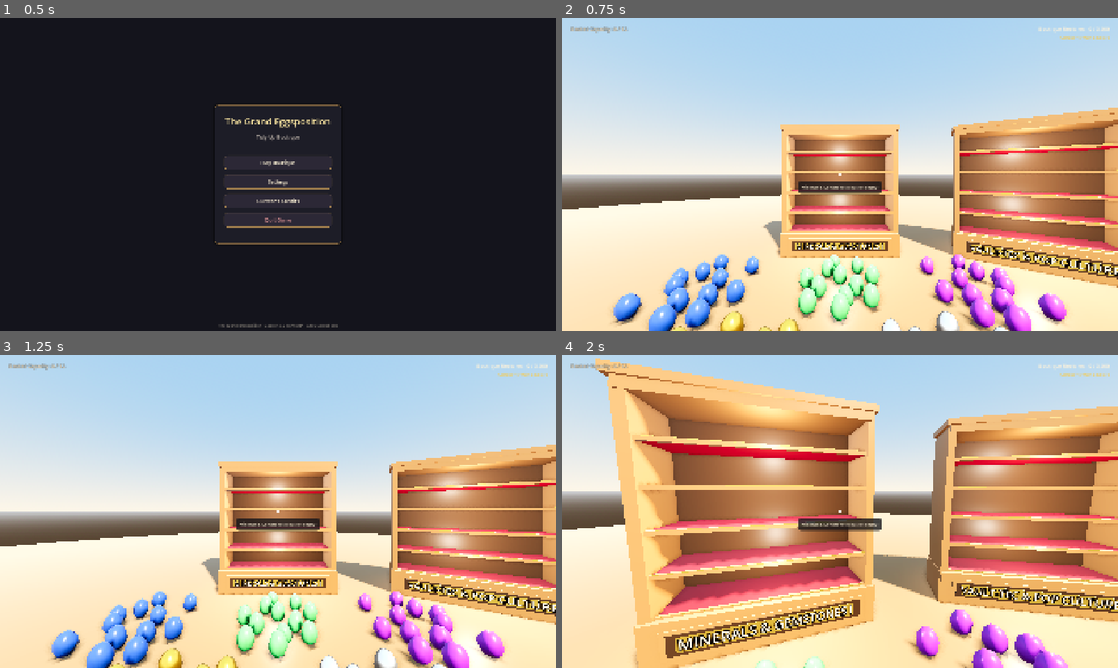
Above: before the commit, frames 1-4 (two rows, left to right).
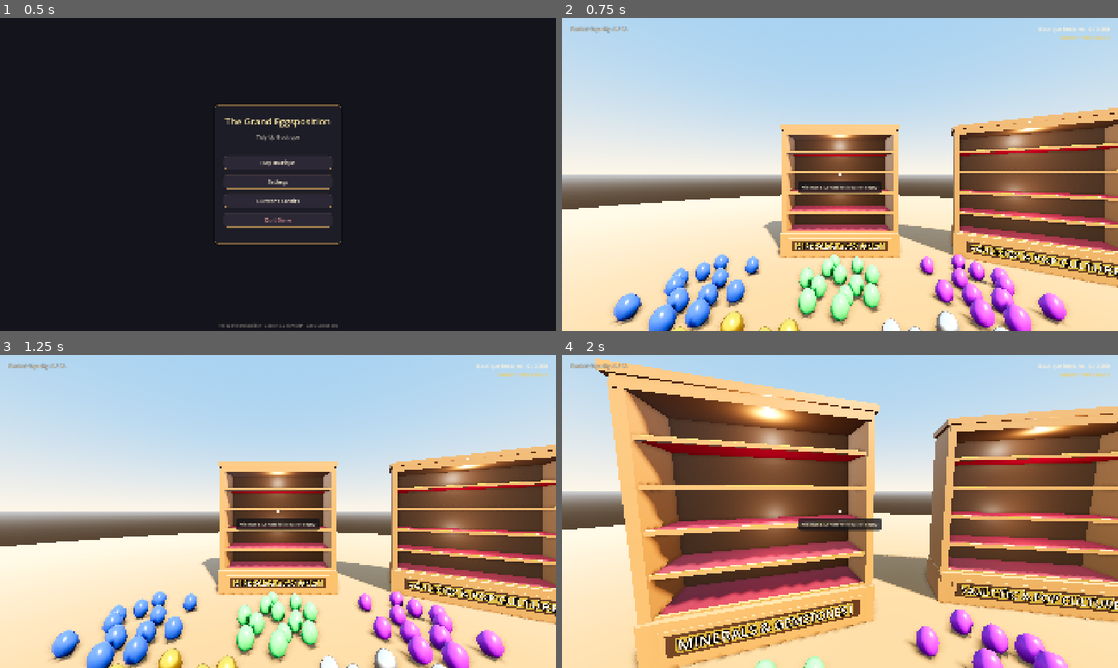
Above: after the commit, the same moments.

Repository: JS-Marinn/the-grand-eggsposition
Game: Godot game, scene res://scenes/ui/main_menu.tscn
The game is run twice, just before and just after one commit, with the same random seed, the same clock (stepped at 60 frames per second) and the same inputs.
Inputs (mouse positions are in pixels of both pictures, inside the frame that each line leads up to):
- Up to frame 1 (0.5 s): no input
- Up to frame 2 (0.75 s): click "Play Boutique" at 0.5 s
- Up to frame 3 (1.25 s): no input
- Up to frame 4 (2 s): tap Enter at 1.25 s; move the mouse to (867, 511) at 1.27 s; press the mouse at (867, 511) at 1.28 s; hold W (move_forward) from 1.28 s (still down); tap Space at 1.52, 1.82 s

Frame 1 is identical in both runs. In frame 2, 16% of the frame differs, in the area x 25-100%, y 30-100%; in frame 3, 16%; in frame 4, 40%, in the area x 6-100%, y 4-100%.

Commit message:
fix(rendering): eliminate showcase shelf glare with per-egg PBR MultiMesh shader and soft accent lights

Diff:
--- /dev/null
+++ b/assets/shaders/showcase_egg.gdshader
@@ -0,0 +1,19 @@
+shader_type spatial;
+render_mode blend_mix, depth_draw_opaque, cull_back, diffuse_burley, specular_schlick_ggx;
+
+varying vec4 custom_pbr;
+
+void vertex() {
+	// INSTANCE_CUSTOM: r = roughness, g = metallic, b = specular, a = emission_energy
+	custom_pbr = INSTANCE_CUSTOM;
+}
+
+void fragment() {
+	ALBEDO = COLOR.rgb;
+	ROUGHNESS = custom_pbr.r;
+	METALLIC = custom_pbr.g;
+	SPECULAR = custom_pbr.b;
+	if (custom_pbr.a > 0.01) {
+		EMISSION = COLOR.rgb * custom_pbr.a;
+	}
+}
--- a/scenes/atrium/showcase_unit.tscn
+++ b/scenes/atrium/showcase_unit.tscn
@@ -62,18 +62,20 @@
 mesh = SubResource("BoxMesh_crown")
 
 [node name="DisplayLight_Upper" type="OmniLight3D" parent="."]
-transform = Transform3D(1, 0, 0, 0, 1, 0, 0, 0, 1, 0, 2.25, 0.35)
+transform = Transform3D(1, 0, 0, 0, 1, 0, 0, 0, 1, 0, 2.45, 0.18)
 light_color = Color(1, 0.95, 0.88, 1)
-light_energy = 1.3
-omni_range = 3.0
-omni_attenuation = 1.1
+light_energy = 0.35
+light_specular = 0.4
+omni_range = 2.2
+omni_attenuation = 1.8
 
 [node name="DisplayLight_Lower" type="OmniLight3D" parent="."]
-transform = Transform3D(1, 0, 0, 0, 1, 0, 0, 0, 1, 0, 1.0, 0.35)
+transform = Transform3D(1, 0, 0, 0, 1, 0, 0, 0, 1, 0, 1.30, 0.18)
 light_color = Color(1, 0.95, 0.88, 1)
-light_energy = 1.1
-omni_range = 2.6
-omni_attenuation = 1.1
+light_energy = 0.25
+light_specular = 0.3
+omni_range = 1.8
+omni_attenuation = 1.8
 
 [node name="InteractionArea" type="Area3D" parent="."]
 transform = Transform3D(1, 0, 0, 0, 1, 0, 0, 0, 1, 0, 1.40, 0)
--- a/scripts/environment/showcase_unit.gd
+++ b/scripts/environment/showcase_unit.gd
@@ -16,6 +16,7 @@
 const TOTAL_CAPACITY: int = 60
 const BASE_EGG_MESH: Mesh = preload("res://assets/models/baseegg_mesh.tres")
 const HOLOGRAM_SHADER: Shader = preload("res://assets/shaders/egg_hologram.gdshader")
+const SHOWCASE_EGG_SHADER: Shader = preload("res://assets/shaders/showcase_egg.gdshader")
 const HOLO_COLOR_VALID: Color = Color(0.18, 1.0, 0.42, 0.85)   # Luminous green
 const HOLO_COLOR_INVALID: Color = Color(1.0, 0.22, 0.25, 0.85) # Luminous red
 
@@ -191,14 +192,13 @@
 		var multimesh: MultiMesh = MultiMesh.new()
 		multimesh.transform_format = MultiMesh.TRANSFORM_3D
 		multimesh.use_colors = true
+		multimesh.use_custom_data = true
 		multimesh.instance_count = TOTAL_CAPACITY
 		multimesh.visible_instance_count = TOTAL_CAPACITY
 
-		# 30cm height, 23cm diameter canonical egg mesh
-		var egg_mat: StandardMaterial3D = StandardMaterial3D.new()
-		egg_mat.vertex_color_use_as_albedo = true
-		egg_mat.roughness = 0.25
-		egg_mat.metallic = 0.2
+		# PBR ShaderMaterial that reflects authentic egg roughness, metallic, specular, and emission
+		var egg_mat: ShaderMaterial = ShaderMaterial.new()
+		egg_mat.shader = SHOWCASE_EGG_SHADER
 		multimesh_instance.material_override = egg_mat
 
 		multimesh.mesh = BASE_EGG_MESH
@@ -210,6 +210,7 @@
 				var slot_pos: Vector3 = get_slot_local_position(d, s)
 				multimesh.set_instance_transform(idx, Transform3D(Basis().scaled(Vector3.ZERO), slot_pos))
 				multimesh.set_instance_color(idx, Color.WHITE)
+				multimesh.set_instance_custom_data(idx, Color(0.3, 0.0, 0.5, 0.0))
 
 		multimesh_instance.multimesh = multimesh
 		add_child(multimesh_instance)
@@ -616,6 +617,11 @@
 		var count: int = GameManager.showcase_state[showcase_id].get(d, 0)
 		var egg_info: EggData = GameManager.get_egg_for_showcase_dozen(showcase_id, d)
 		var egg_col: Color = egg_info.albedo_color if egg_info else Color(0.15, 0.35, 0.75)
+		var roughness: float = egg_info.roughness if egg_info else 0.3
+		var metallic: float = egg_info.metallic if egg_info else 0.0
+		var specular: float = 0.9 if metallic > 0.5 else 0.5
+		var emission: float = egg_info.emission_energy if egg_info else 0.0
+		var custom_data: Color = Color(roughness, metallic, specular, emission)
 		var is_custom: bool = (egg_info != null and (egg_info.custom_scene != null or egg_info.custom_mesh != null))
 
 		for s in range(EGGS_PER_DOZEN):
@@ -637,6 +643,7 @@
 				else:
 					mm.set_instance_transform(slot_idx, Transform3D(Basis(), slot_pos))
 					mm.set_instance_color(slot_idx, egg_col)
+					mm.set_instance_custom_data(slot_idx, custom_data)
 			else:
 				mm.set_instance_transform(slot_idx, Transform3D(Basis().scaled(Vector3.ZERO), slot_pos))
 				if custom_shelved_container:
--- a/tools/verify_project.gd
+++ b/tools/verify_project.gd
@@ -324,6 +324,21 @@
 		else:
 			_fail("MultiMesh instance count mismatch")
 
+		# Test Requirement 5: Per-egg PBR shading and soft display lighting
+		var mm = showcase.multimesh_instance.multimesh
+		var mat = showcase.multimesh_instance.material_override as ShaderMaterial
+		var light_upper = showcase.get_node_or_null("DisplayLight_Upper") as Light3D
+		var light_lower = showcase.get_node_or_null("DisplayLight_Lower") as Light3D
+		var lights_ok = light_upper and light_lower and light_upper.light_energy <= 0.5 and light_lower.light_energy <= 0.5
+		var shader_ok = mat != null and mat.shader != null and mat.shader.resource_path == "res://assets/shaders/showcase_egg.gdshader"
+		var test_egg = gm.get_egg_for_showcase_dozen(showcase.showcase_id, 3)
+		var egg_pbr_ok = test_egg != null and test_egg.metallic >= 0.85 and test_egg.roughness <= 0.15
+
+		if mm.use_custom_data and shader_ok and lights_ok and egg_pbr_ok:
+			_pass("MultiMesh uses showcase PBR shader with custom_data, soft lights (upper: %.2f, lower: %.2f), and authentic metallic PBR (metallic: %.2f, roughness: %.2f)" % [light_upper.light_energy, light_lower.light_energy, test_egg.metallic, test_egg.roughness])
+		else:
+			_fail("Showcase PBR or lighting validation failed: use_custom_data=%s, shader=%s, lights_ok=%s, egg_pbr_ok=%s" % [str(mm.use_custom_data), str(shader_ok), str(lights_ok), str(egg_pbr_ok)])
+
 		gm.player_basket.clear()
 
 	showcase.queue_free()
